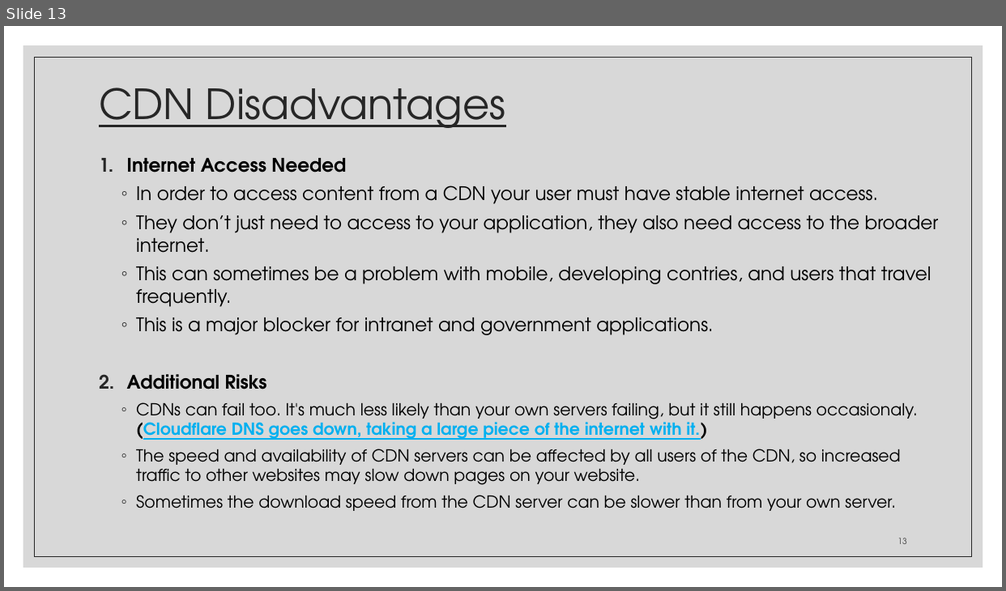
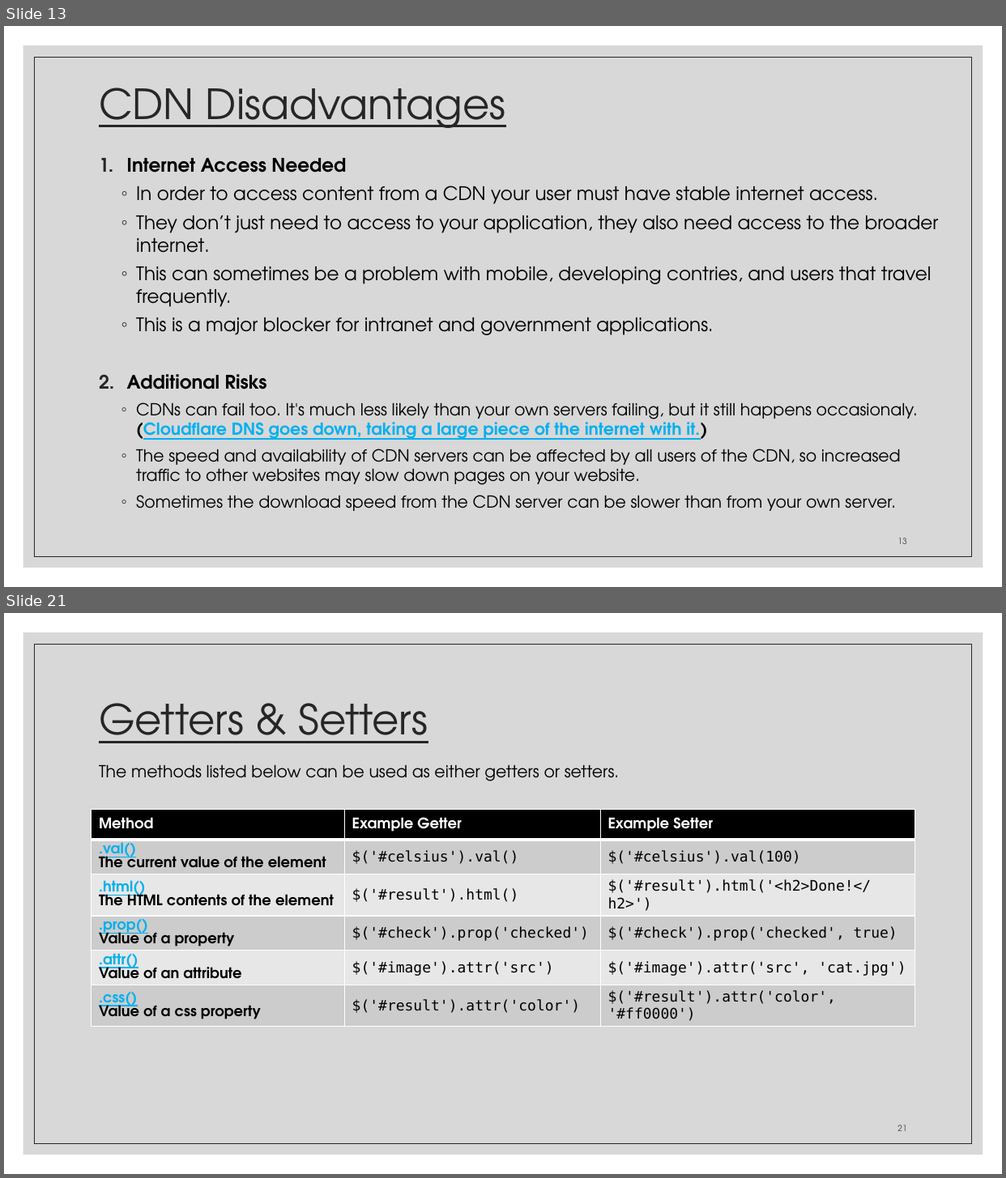
Before and after one commit to zackstotts/base-node-curriculum, a slide deck: unit_00/html_review/05 jQuery.pptx. Shown one above the other, each under a label of ours: slide 13 before the commit, slides 13 and 21 after it; the slides between them are not shown. The pictures are 1006x591 and 1006x1178 pixels, drawn with LibreOffice and Linux fonts; fonts in the diff are those of the drawing. Boxes give left, top, right and bottom in pixels: in the first picture for what was removed or moved away, otherwise in the second. Text is boxed around its words. In the diff, an @@ line names an element or a change of style, - is before the commit and + after.

```diff
--- a/unit_00/html_review/05 jQuery.pptx
+++ b/unit_00/html_review/05 jQuery.pptx
@@ slide 21 added at (4, 613, 1002, 1174), background #FFFFFF; not listed: 2 template elements that a slide beside it also shows @@
@@ title added at (99, 703, 428, 743), 40 pt, text #262626, underline @@
+Getters & Setters
@@ text added at (99, 765, 619, 781), 16 pt, text #000000 @@
+The methods listed below can be used as either getters or setters.
@@ table added at (91, 810, 915, 1053), 6 rows, 3 columns @@
+Method | Example Getter | Example Setter
+.val() / The current value of the element | $('#celsius').val() | $('#celsius').val(100)
+.html() / The HTML contents of the element | $('#result').html() | $('#result').html('<h2>Done!</h2>')
+.prop() / Value of a property | $('#check').prop('checked') | $('#check').prop('checked', true)
+.attr() / Value of an attribute | $('#image').attr('src') | $('#image').attr('src', 'cat.jpg')
+.css() / Value of a css property | $('#result').attr('color') | $('#result').attr('color', '#ff0000')
@@ page number added at (897, 1125, 906, 1131), 8 pt, text #404040 @@
+21
```
Also in this commit, not shown: 12 slides changed, 14 other slides added, 23 slides removed.
